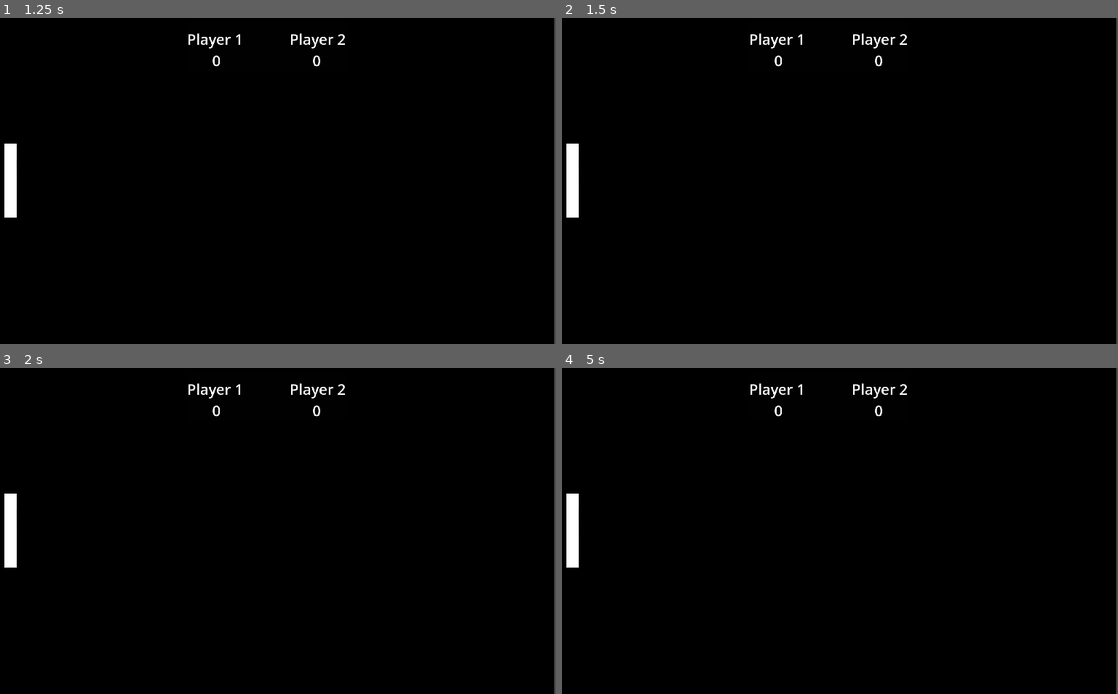
Above: before the commit, frames 1-4 (two rows, left to right).
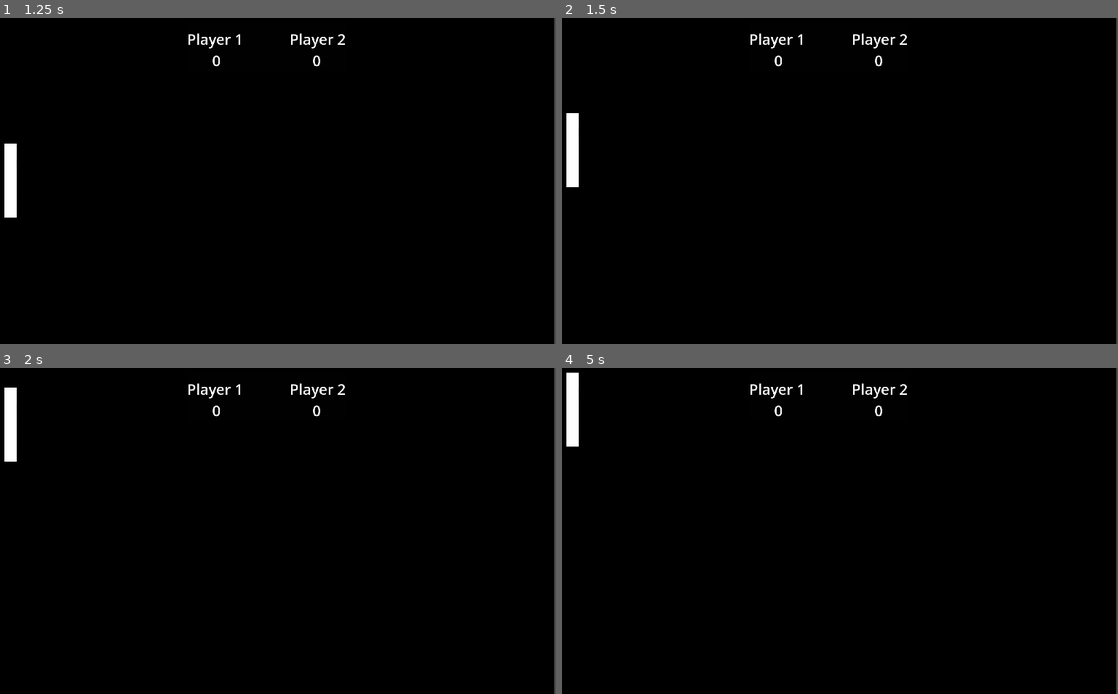
Above: after the commit, the same moments.

Repository: KrukDallan/pong
Game: Godot game, scene res://scenes/root/root.tscn
The game is run twice, just before and just after one commit, with the same random seed, the same clock (stepped at 60 frames per second) and the same inputs.
Inputs:
- Up to frame 1 (1.25 s): click "Host Game" at 0.5 s
- Up to frame 2 (1.5 s): tap Enter at 1.25 s; hold Up from 1.28 s (still down)
- Up to frame 3 (2 s): keep holding Up
- Up to frame 4 (5 s): release Up at 2.03 s; hold Down 2.03-2.78 s; hold Up 2.78-4.28 s; hold Down from 4.28 s (still down)

Frame 1 is identical in both runs. In frame 2, 0.4% of the frame differs, in the area x 0-4%, y 29-62%; in frame 3, 1.0%; in frame 4, 1.0%, in the area x 0-4%, y 1-62%.
Error before the commit: Invalid call. Nonexistent function 'is_local_peer' in base 'SceneMultiplayer'. (res://scenes/player/player.gd:11)

Commit message:
:construction:

Diff:
--- a/scenes/multiplayer_screen/multiplayer.gd
+++ b/scenes/multiplayer_screen/multiplayer.gd
@@ -23,6 +23,7 @@
 func add_player(id=1):
 	var player = player_scene.instantiate()
 	player.name = str(id)
+	print("Miao")
 	call_deferred("add_child",player)
 
 func exit_game(id):
--- a/scenes/player/player.gd
+++ b/scenes/player/player.gd
@@ -6,10 +6,10 @@
 func _enter_tree() -> void:
 	set_multiplayer_authority(name.to_int())
 	print(self.name)
+	if self.name.to_int() != 1:
+		position = Vector2(1800,540)
 
 func _physics_process(delta: float) -> void:
-	if not multiplayer.is_local_peer():
-		return  # Only process input for the local player
 
 	if is_multiplayer_authority():
 		velocity *= delta
--- a/scenes/root/root.gd
+++ b/scenes/root/root.gd
@@ -21,6 +21,8 @@
 func _process(delta: float) -> void:
 	pass
 
+
+
 func push_ball(vector: Vector2, body:Node2D):
 	if body.is_in_group("ball") and $Timer.time_left <= 0:
 		body.push_away(vector)
@@ -32,6 +34,9 @@
 	player.set_multiplayer_authority(id)
 	player.name = str(id)
 	call_deferred("add_child",player)
+	$Multiplayer.visible = false
+	print("manage player1: ", manage_player1)
+	rpc("show_score")
 	if manage_player1:
 		position_player1(player)
 		manage_player1 = false
@@ -42,7 +47,7 @@
 		if ball != null:
 			ball.set_can_start(true)
 
-	$Multiplayer.visible = false
+
 
 func position_player1(player):
 	player.position = Vector2(120,540)
@@ -73,3 +78,7 @@
 func _on_area_2d_bottom_body_entered(body: Node2D) -> void:
 	print(body)
 	push_ball(Vector2.ZERO,body)
+
+@rpc("authority", "call_remote")
+func show_score():
+	$Score.visible = true
--- a/scenes/root/root.tscn
+++ b/scenes/root/root.tscn
@@ -16,6 +16,12 @@
 size = Vector2(1959, 23)
 
 [sub_resource type="SceneReplicationConfig" id="SceneReplicationConfig_nbllq"]
+properties/0/path = NodePath(".:manage_player1")
+properties/0/spawn = true
+properties/0/replication_mode = 1
+properties/1/path = NodePath("Multiplayer:visible")
+properties/1/spawn = true
+properties/1/replication_mode = 1
 
 [node name="SceneRoot" type="Node2D"]
 script = ExtResource("1_xtru0")
